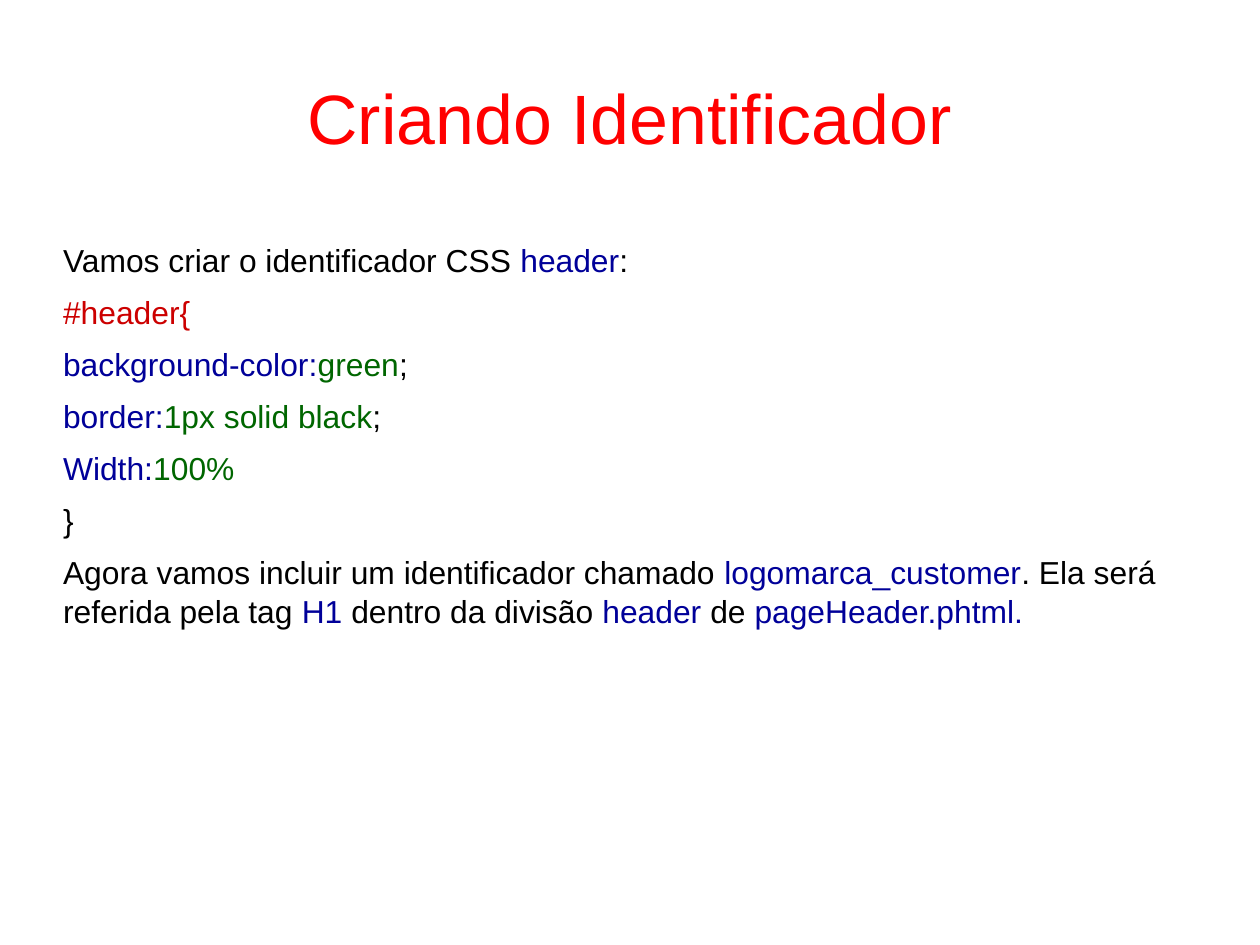
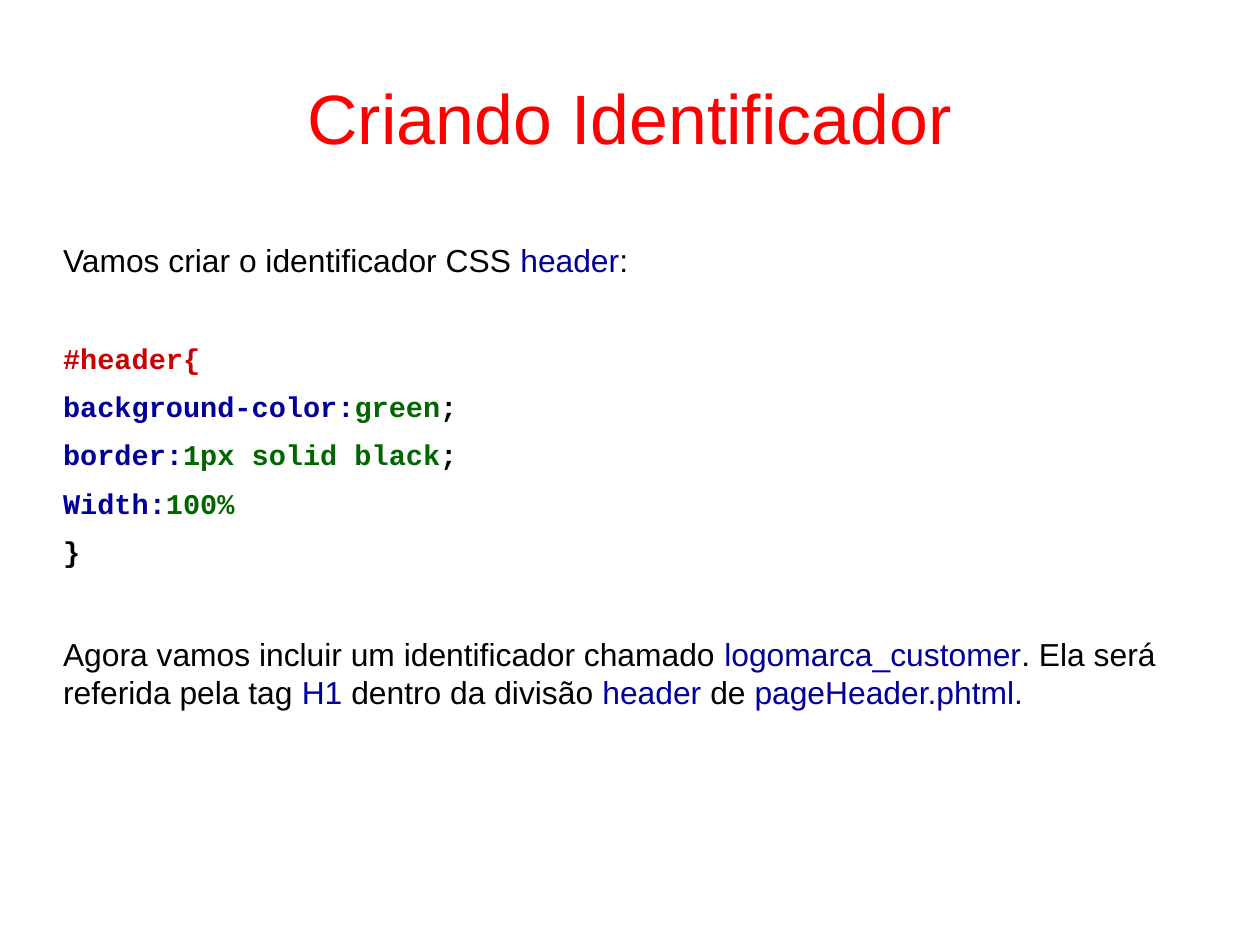
Before and after one commit to fgsl/lojasacme, a slide deck: slide 37 of docs/tutorial.odp. Drawn at 1260x945 pixels with LibreOffice and Linux fonts; fonts in the diff are those of the drawing. Boxes give left, top, right and bottom in pixels: in the first picture for what was removed or moved away, otherwise in the second. Text is boxed around its words. In the diff, an @@ line names an element or a change of style, - is before the commit and + after.

```diff
--- a/docs/tutorial.odp
+++ b/docs/tutorial.odp
@@ text at (x1=63, y1=349, x2=457, y2=515): size 20 to 18 pt, font Arial to Courier New, bold on in "#header{", "background-color:green;", "border:1px solid black;", "Width:100%" and 1 more places @@
```
Also in this commit, not shown: 19 other slides changed, 18 slides added.
